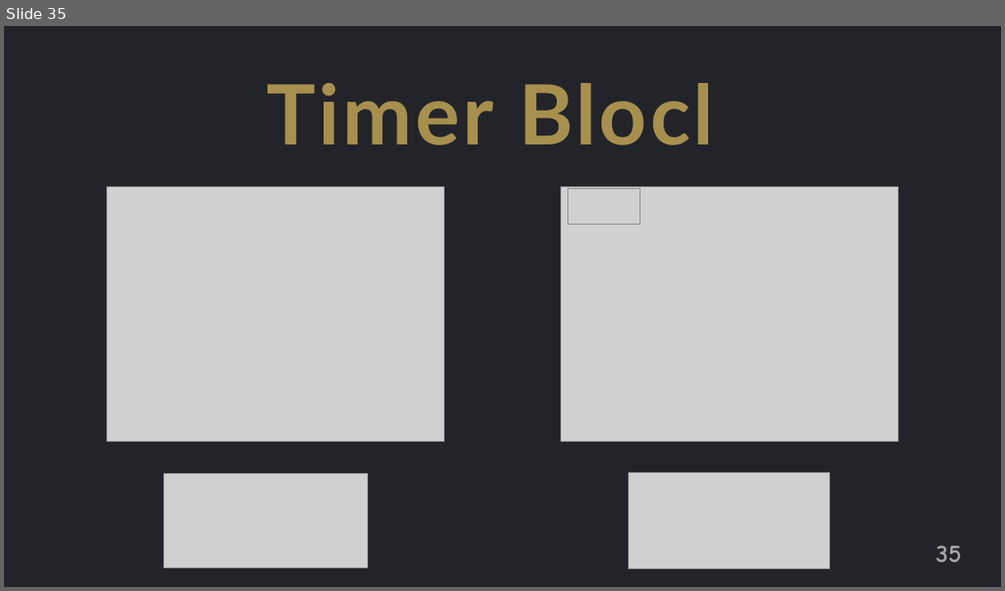
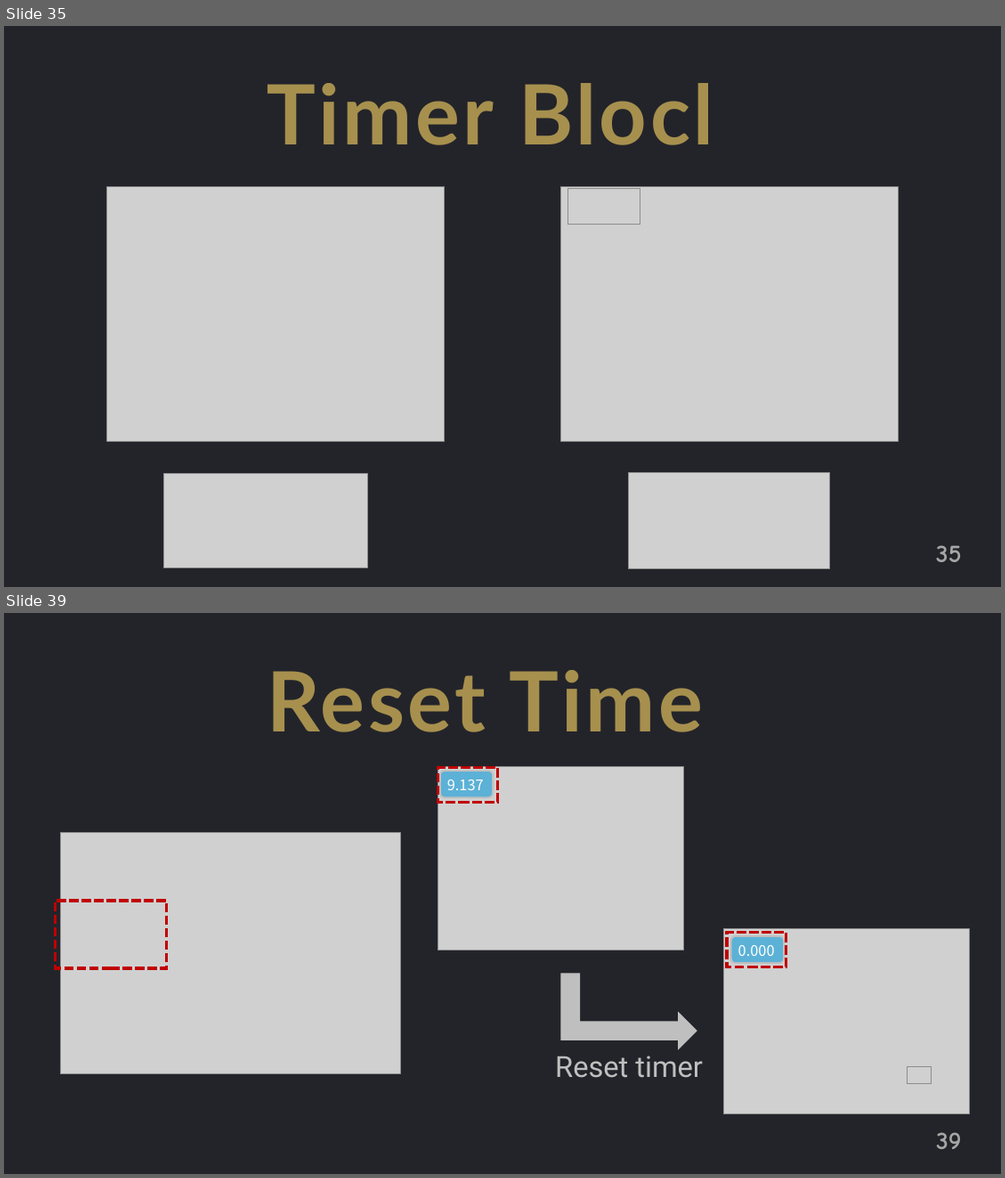
Before and after one commit to jguo108/My-Programming-Courses, a slide deck: Scratch for Newbies/Level1/Lesson 5 - Find the Bug/Notes/Notes.pptx. Shown one above the other, each under a label of ours: slide 35 before the commit, slides 35 and 39 after it; the slides between them are not shown. The pictures are 1005x591 and 1005x1178 pixels, drawn with LibreOffice and Linux fonts; fonts in the diff are those of the drawing; grey boxes stand for pictures. Boxes give left, top, right and bottom in pixels: in the first picture for what was removed or moved away, otherwise in the second. Text is boxed around its words. In the diff, an @@ line names an element or a change of style, - is before the commit and + after.

```diff
--- a/Scratch for Newbies/Level1/Lesson 5 - Find the Bug/Notes/Notes.pptx
+++ b/Scratch for Newbies/Level1/Lesson 5 - Find the Bug/Notes/Notes.pptx
@@ slide 39 added at (4, 613, 1001, 1174), background #FFFFFF @@
@@ rectangle added at (4, 613, 1001, 1174), fill #23242A @@
@@ text added at (267, 670, 737, 732), 80 pt, text #FFD966 at 60% opacity, bold @@
+Reset Timer
@@ picture added at (437, 766, 683, 950) @@
@@ rectangle added at (437, 768, 498, 803), outline #C00000 3 pt dashed @@
@@ rounded rectangle added at (440, 771, 493, 798), fill #5CB1D6, outline #BFBFBF 1.5 pt @@
@@ text added at (447, 779, 484, 790), 14 pt, text #FFFFFF @@
+9.137
@@ picture added at (60, 833, 400, 1074) @@
@@ rectangle added at (56, 900, 167, 968), outline #C00000 3 pt dashed @@
@@ picture added at (723, 929, 969, 1114) @@
@@ rectangle added at (727, 933, 786, 967), outline #C00000 3 pt dashed @@
@@ rounded rectangle added at (731, 936, 783, 963), fill #5CB1D6, outline #BFBFBF 1.5 pt @@
@@ text added at (738, 945, 775, 956), 14 pt, text #FFFFFF @@
+0.000
@@ bent up arrow added at (561, 973, 696, 1050), fill #BFBFBF @@
@@ text added at (555, 1055, 703, 1078), 28 pt, text #BFBFBF @@
+Reset timer
@@ picture added at (907, 1066, 931, 1083) @@
@@ page number added at (936, 1132, 961, 1149), 24 pt, text #A6A6A6, bold @@
+39
```
Also in this commit, not shown: 1 slide changed, 2 other slides added, 5 other files.
